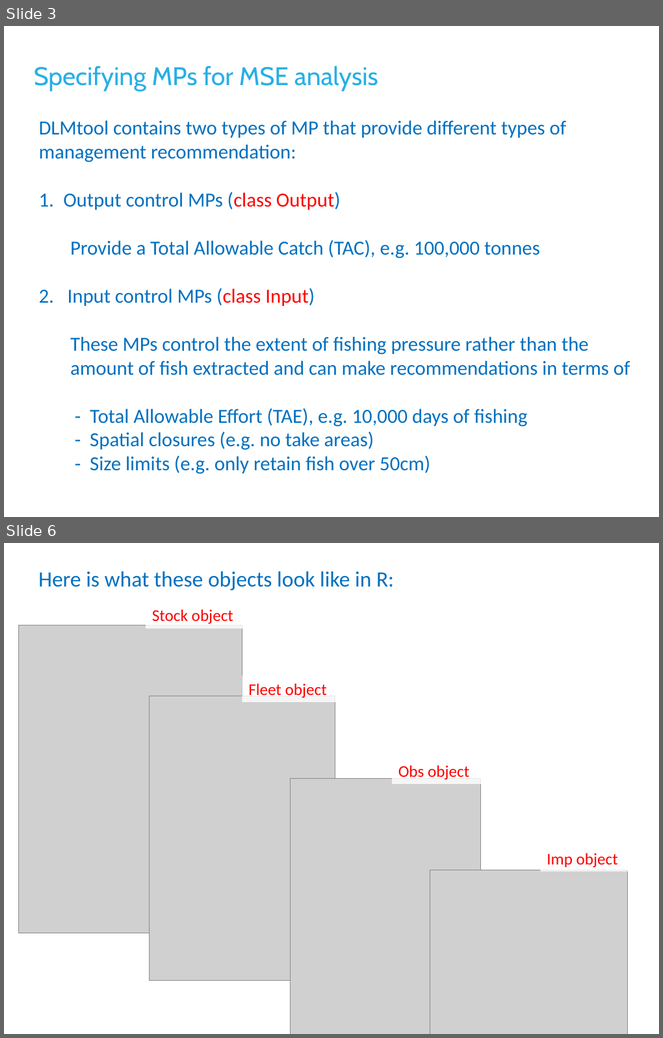
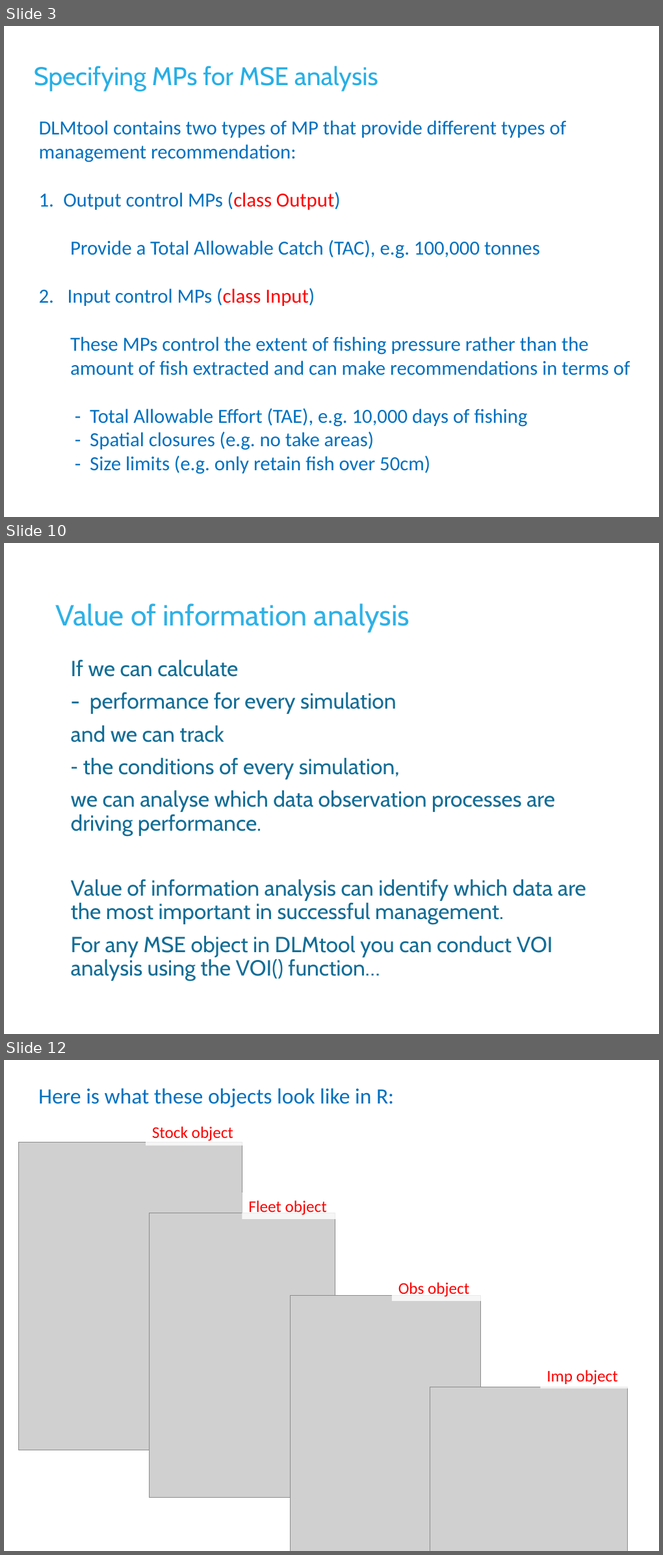
Before and after one commit to DLMtool/DLMDev, a slide deck: Disused code/Misc/Lectures/3 Customizing DLMtool/L3b Specifying MPs and other MSE outputs.pptx. Shown one above the other, each under a label of ours: slides 3 and 6 before the commit, slides 3, 10 and 12 after it; the slides between them are not shown. The pictures are 663x1038 and 663x1555 pixels, drawn with LibreOffice and Linux fonts; fonts in the diff are those of the drawing; grey boxes stand for pictures; background and template pictures are left out. Boxes give left, top, right and bottom in pixels: in the first picture for what was removed or moved away, otherwise in the second. Text is boxed around its words. In the diff, an @@ line names an element or a change of style, - is before the commit and + after.

Commit message:
more lectures

```diff
--- a/Disused code/Misc/Lectures/3 Customizing DLMtool/L3b Specifying MPs and other MSE outputs.pptx
+++ b/Disused code/Misc/Lectures/3 Customizing DLMtool/L3b Specifying MPs and other MSE outputs.pptx
@@ slide 10 added at <box>4,543,659,1034</box>, background #FFFFFF @@
@@ title added at <box>55,603,410,633</box>, 32 pt, text #2EB1E6 @@
+Value of information analysis
@@ text added at <box>71,659,586,981</box>, 24 pt, text #126D96 @@
+If we can calculate
+- performance for every simulation
+and we can track
+– the conditions of every simulation,
+we can analyse which data observation processes are driving performance.
+Value of information analysis can identify which data are the most important in successful management.
+For any MSE object in DLMtool you can conduct VOI analysis using the VOI() function…
@@ what was slide 6 is now slide 12 @@
```
Also in this commit, not shown: 1 slide changed, 5 other slides added, 3 other files.
